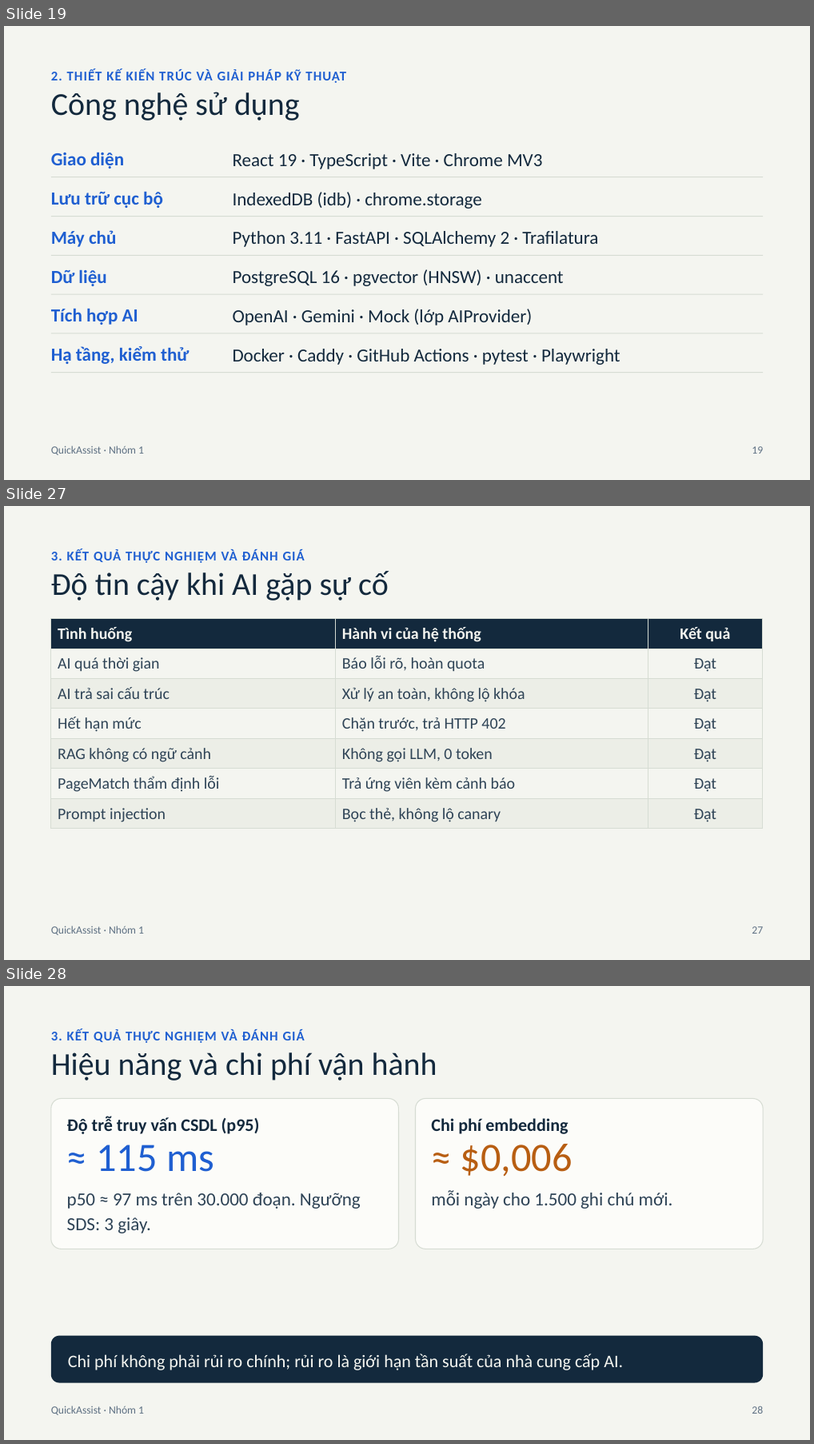
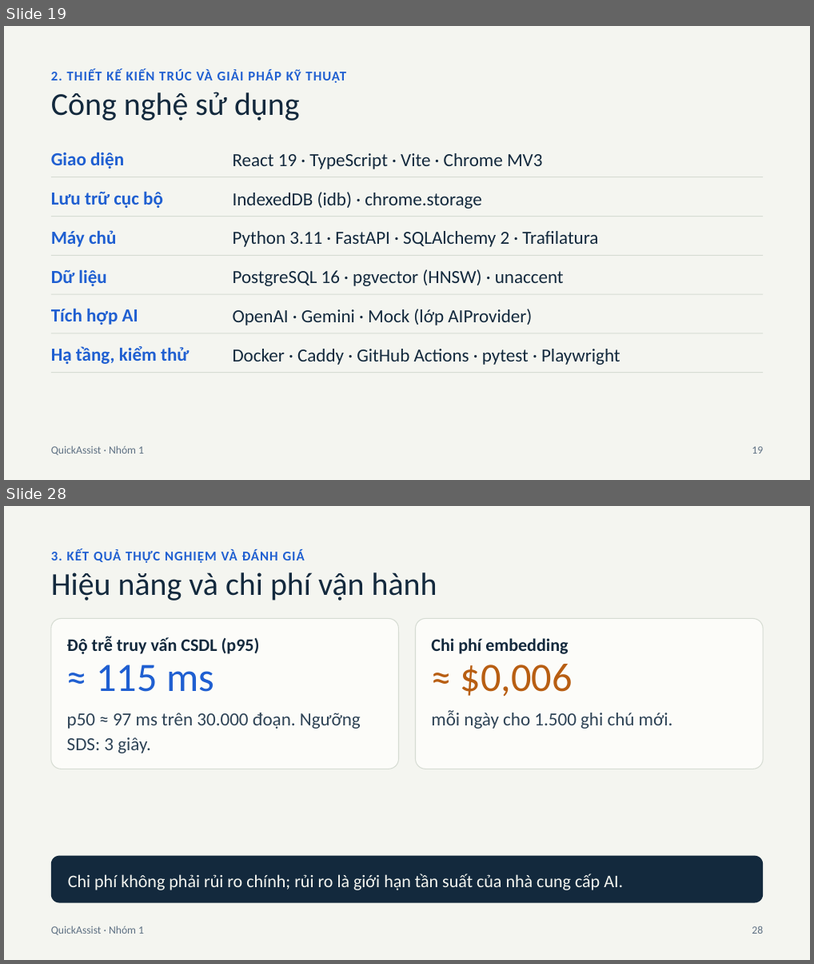
Before and after one commit to watashiwalds/quick-assist-ext, a slide deck: docs/specs/Presentation_Nhom01.pptx. Shown one above the other, each under a label of ours: slides 19, 27 and 28 before the commit, slides 19 and 28 after it; the slides between them are not shown. The pictures are 814x1444 and 814x964 pixels, drawn with LibreOffice and Linux fonts; fonts in the diff are those of the drawing. Boxes give left, top, right and bottom in pixels: in the first picture for what was removed or moved away, otherwise in the second. Text is boxed around its words. In the diff, an @@ line names an element or a change of style, - is before the commit and + after.

```diff
--- a/docs/specs/Presentation_Nhom01.pptx
+++ b/docs/specs/Presentation_Nhom01.pptx
@@ slide 27 removed at bbox=[4, 506, 810, 960], background #F4F5F0 @@
@@ text removed at bbox=[51, 550, 305, 563] @@
-3. KẾT QUẢ THỰC NGHIỆM VÀ ĐÁNH GIÁ
@@ text removed at bbox=[51, 571, 389, 600] @@
-Độ tin cậy khi AI gặp sự cố
@@ table removed at bbox=[51, 619, 763, 828], 7 rows, 3 columns @@
-Tình huống | Hành vi của hệ thống | Kết quả
-AI quá thời gian | Báo lỗi rõ, hoàn quota | Đạt
-AI trả sai cấu trúc | Xử lý an toàn, không lộ khóa | Đạt
-Hết hạn mức | Chặn trước, trả HTTP 402 | Đạt
-RAG không có ngữ cảnh | Không gọi LLM, 0 token | Đạt
-PageMatch thẩm định lỗi | Trả ứng viên kèm cảnh báo | Đạt
-Prompt injection | Bọc thẻ, không lộ canary | Đạt
@@ text removed at bbox=[51, 925, 144, 935] @@
-QuickAssist · Nhóm 1
@@ text removed at bbox=[752, 926, 763, 933] @@
-27
```
Also in this commit, not shown: 5 slides changed, 6 slides added, 5 other slides removed, 4 other files.
